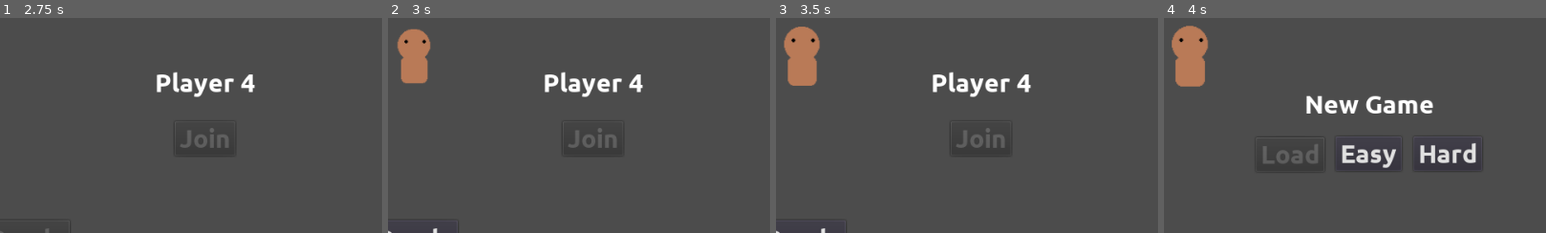
Above: before the commit, frames 1-4 (left to right).
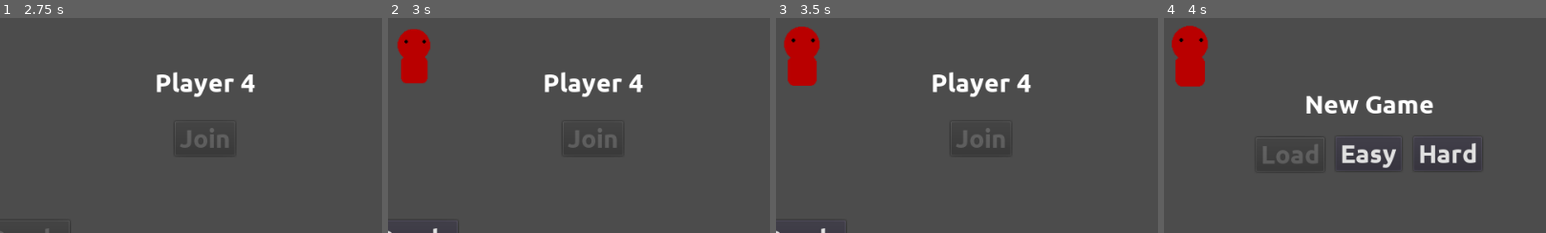
Above: after the commit, the same moments.

Repository: wsheldon67/Scredric
Game: Godot game, scene res://Main.tscn
The game is run twice, just before and just after one commit, with the same random seed, the same clock (stepped at 60 frames per second) and the same inputs.
Inputs:
- Up to frame 1 (2.75 s): click "Start" at 0.5 s; click "Back" at 1.25 s; click "Start" at 2 s
- Up to frame 2 (3 s): click "Join" at 2.75 s
- Up to frame 3 (3.5 s): no input
- Up to frame 4 (4 s): click "Ready" at 3.5 s
The pictures show only the part of the screen within x 46-96%, y 41-91%; the shares and areas given below are measured in that part.

Frame 1 is identical in both runs. In frame 2, 1.8% of the frame differs, in the area x 2-12%, y 4-31%; in frame 3, 2.1%; in frame 4, 2.2%, in the area x 2-12%, y 3-32%.

Commit message:
player color/number

Diff:
--- a/project/assets/player/Player.gd
+++ b/project/assets/player/Player.gd
@@ -24,6 +24,11 @@
 
 # function
 var vel = Vector2()
+
+
+func _ready():
+
+	modulate = CONFIG.player_colors[player_number-1]
 
 
 func reset_stats():
--- a/project/global/WORLD.gd
+++ b/project/global/WORLD.gd
@@ -24,8 +24,8 @@
 	# Add Player to World
 	var player = ResourceLoader.load("res://assets/player/Player.tscn").instance()
 	var player_parent = get_node("/root/Main/World/Players")
+	player.player_number = player_parent.get_child_count() + 1
 	player_parent.add_child(player)
-	player.player_number = player_parent.get_child_count()
 
 	# Add Player to Camera
 	var camera = get_node("/root/Main/MultiCamera")
